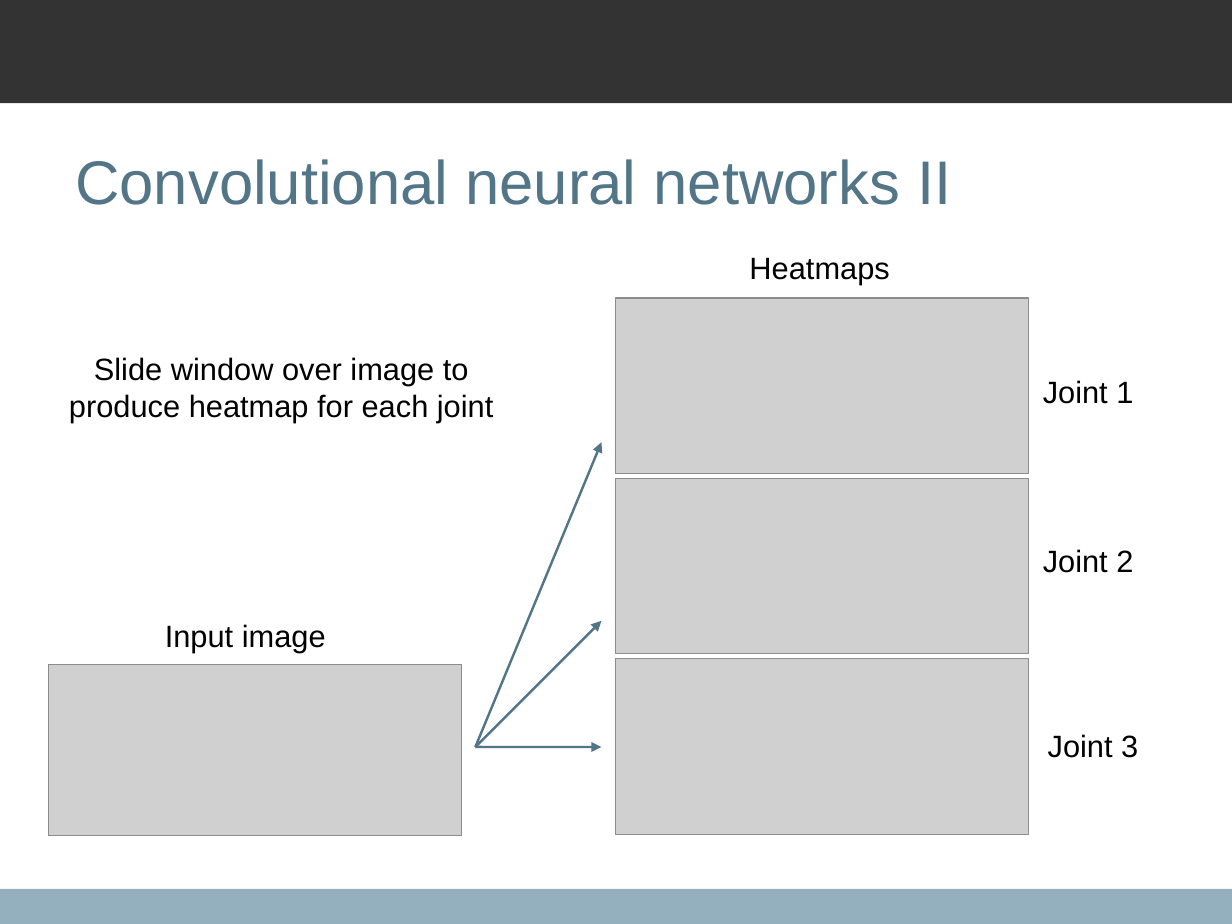
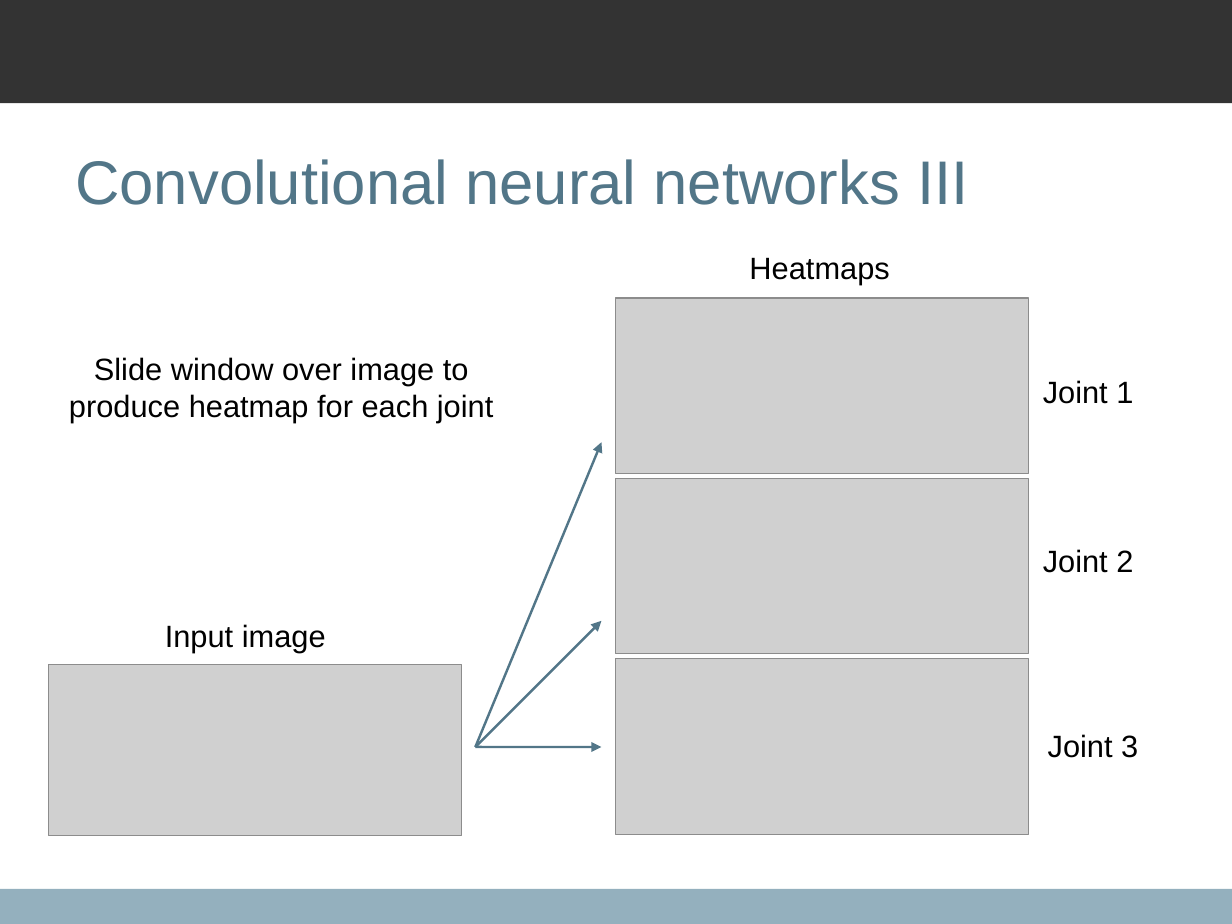
Before and after one commit to qxcv/comp2560, a slide deck: slide 15 of presentation/presentation.odp (slide 8 before the commit). Drawn at 1232x924 pixels with LibreOffice and Linux fonts; fonts in the diff are those of the drawing; grey boxes stand for pictures; background and template pictures are left out. Boxes give left, top, right and bottom in pixels: in the first picture for what was removed or moved away, otherwise in the second. Text is boxed around its words. In the diff, an @@ line names an element or a change of style, - is before the commit and + after.

```diff
--- a/presentation/presentation.odp
+++ b/presentation/presentation.odp
@@ title at <box>75,159,968,205</box>: text changed @@
-Convolutional neural networks II
+Convolutional neural networks III
```
Also in this commit, not shown: 3 other slides changed.
